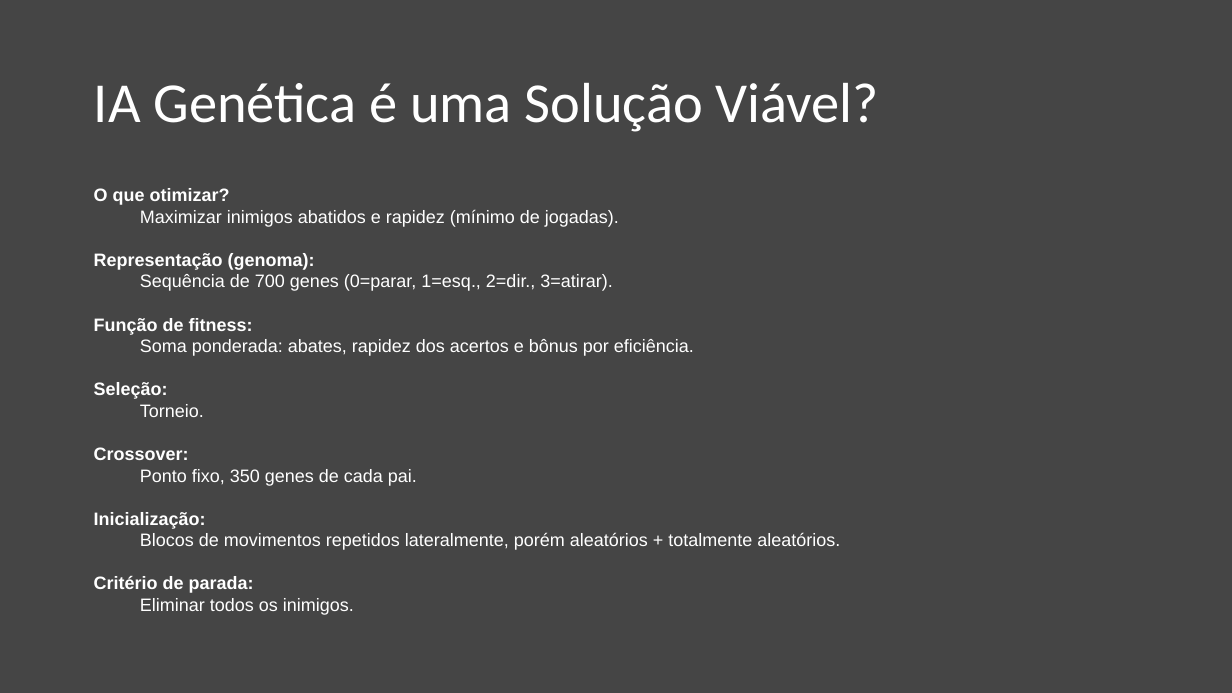
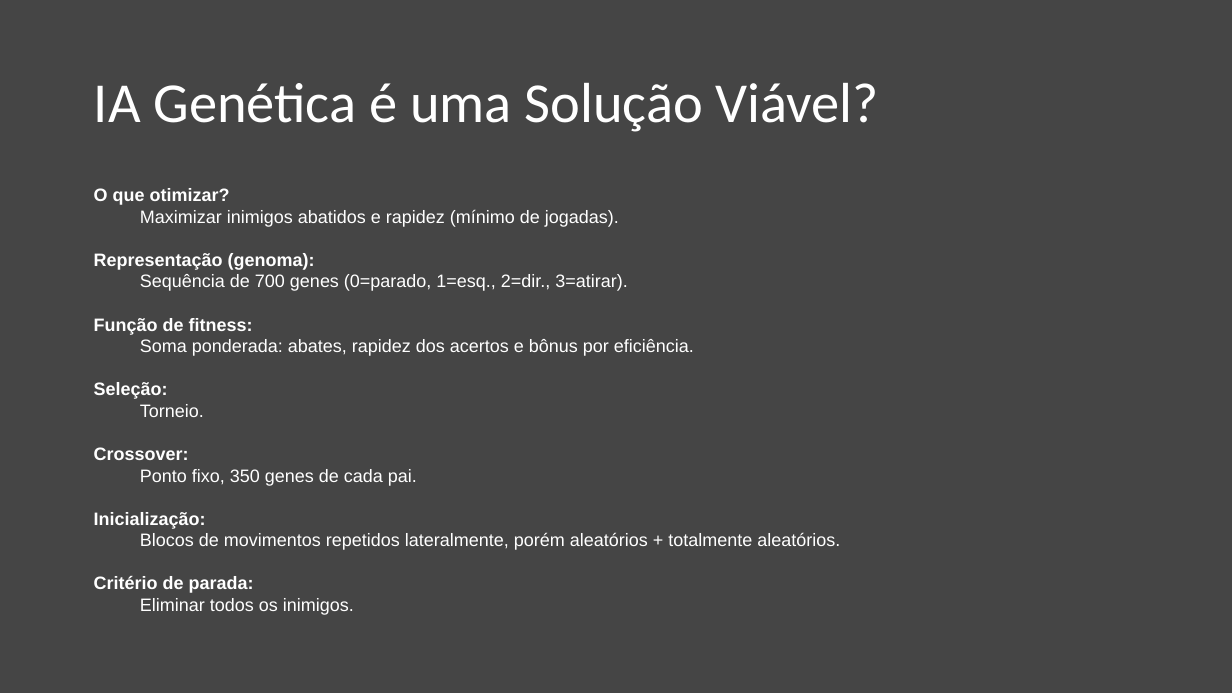
Before and after one commit to GustavoMaltaGuimaraesBrasil/TC2_IAGenetica, a slide deck: slide 10 of IA Genetica.pptx (slide 9 before the commit). Drawn at 1232x693 pixels with LibreOffice and Linux fonts; fonts in the diff are those of the drawing. Boxes give left, top, right and bottom in pixels: in the first picture for what was removed or moved away, otherwise in the second. Text is boxed around its words. In the diff, an @@ line names an element or a change of style, - is before the commit and + after.

```diff
--- a/IA Genetica.pptx
+++ b/IA Genetica.pptx
@@ text at (94, 253, 627, 291): text changed @@
-Representação (genoma):
-Sequência de 700 genes (0=parar, 1=esq., 2=dir., 3=atirar).
+Representação (genoma):
+Sequência de 700 genes (0=parado, 1=esq., 2=dir., 3=atirar).
```
Also in this commit, not shown: 1 other slide changed, 5 other files.
